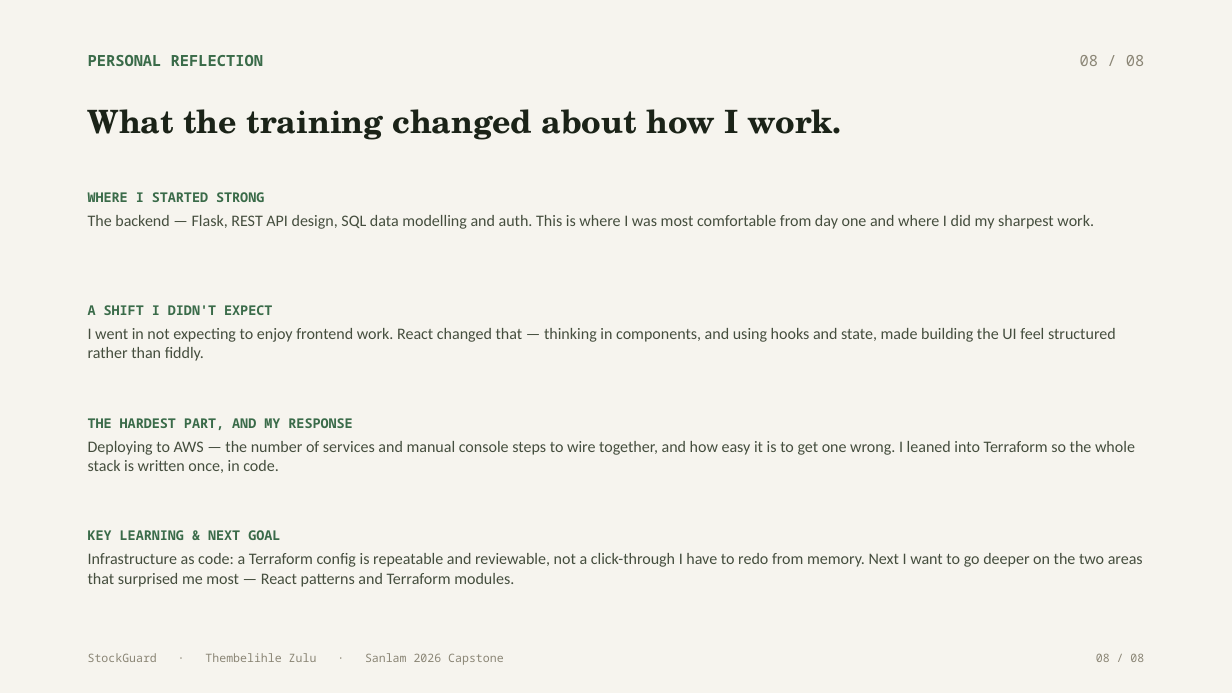
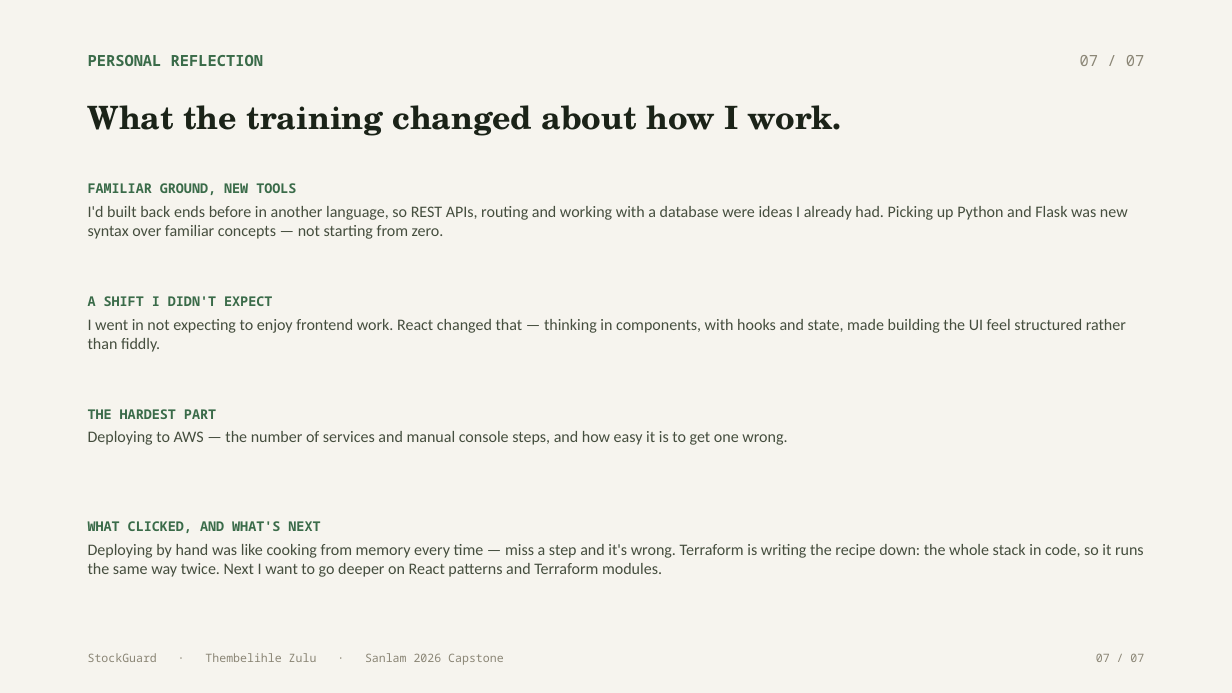
Before and after one commit to Thembelihle-Zulu/StockGuard, a slide deck: slide 7 of presentation/StockGuard-Capstone-Deck.pptx (slide 8 before the commit). Drawn at 1232x693 pixels with LibreOffice and Linux fonts; fonts in the diff are those of the drawing. Boxes give left, top, right and bottom in pixels: in the first picture for what was removed or moved away, otherwise in the second. Text is boxed around its words. In the diff, an @@ line names an element or a change of style, - is before the commit and + after.

Commit message:
Rebuild PowerPoint deck: 7 slides, logo on title, architecture as stack rationale

```diff
--- a/presentation/StockGuard-Capstone-Deck.pptx
+++ b/presentation/StockGuard-Capstone-Deck.pptx
@@ text at <box>1080,55,1144,66</box>: text changed @@
-08 / 08
+07 / 07
@@ text "What the training changed about ...": place and size @@
-text "What the training changed about ..." at <box>88,109,842,140</box>
+text "What the training changed about ..." at <box>88,105,842,136</box>
@@ text at <box>88,183,1128,239</box>: text changed @@
-WHERE I STARTED STRONG
-The backend — Flask, REST API design, SQL data modelling and auth. This is where I was most comfortable from day one and where I did my sharpest work.
+FAMILIAR GROUND, NEW TOOLS
+I'd built back ends before in another language, so REST APIs, routing and working with a database were ideas I already had. Picking up Python and Flask was new syntax over familiar concepts — not starting from zero.
@@ text "A SHIFT I DIDN'T EXPECT": place and size @@
-text "A SHIFT I DIDN'T EXPECT" at <box>88,305,1116,361</box>
+text "A SHIFT I DIDN'T EXPECT" at <box>88,296,1126,352</box>
@@ text at <box>88,319,1126,352</box>: text changed @@
-I went in not expecting to enjoy frontend work. React changed that — thinking in components, and using hooks and state, made building the UI feel structured rather than fiddly.
+I went in not expecting to enjoy frontend work. React changed that — thinking in components, with hooks and state, made building the UI feel structured rather than fiddly.
@@ text at <box>88,409,787,445</box>: text changed @@
-THE HARDEST PART, AND MY RESPONSE
-Deploying to AWS — the number of services and manual console steps to wire together, and how easy it is to get one wrong. I leaned into Terraform so the whole stack is written once, in code.
+THE HARDEST PART
+Deploying to AWS — the number of services and manual console steps, and how easy it is to get one wrong.
@@ text at <box>88,521,1144,577</box>: text changed @@
-KEY LEARNING & NEXT GOAL
-Infrastructure as code: a Terraform config is repeatable and reviewable, not a click-through I have to redo from memory. Next I want to go deeper on the two areas that surprised me most — React patterns and Terraform modules.
+WHAT CLICKED, AND WHAT'S NEXT
+Deploying by hand was like cooking from memory every time — miss a step and it's wrong. Terraform is writing the recipe down: the whole stack in code, so it runs the same way twice. Next I want to go deeper on React patterns and Terraform modules.
@@ text at <box>1096,653,1144,662</box>: text changed @@
-08 / 08
+07 / 07
```
Also in this commit, not shown: 5 other slides changed, 1 slide added, 2 slides removed.
